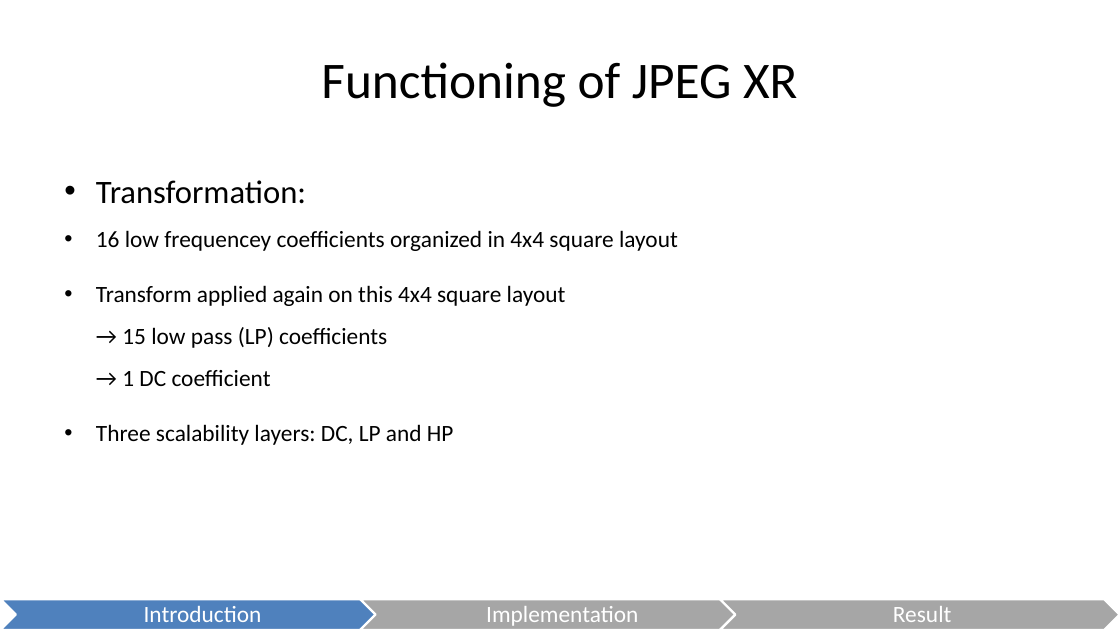
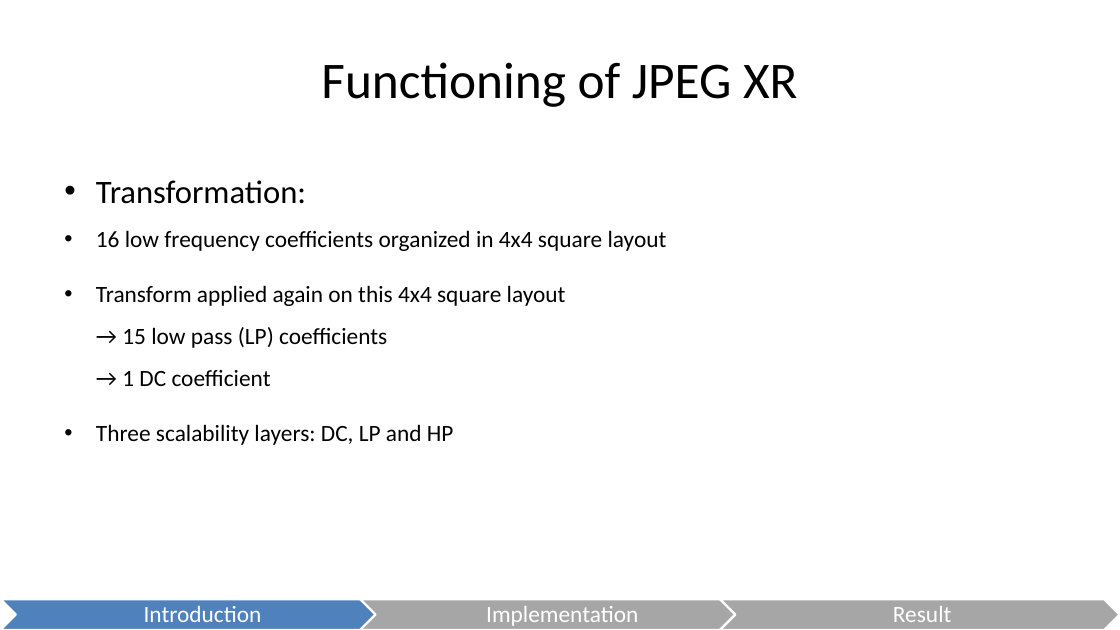
Before and after one commit to danielkocher/media_security_ps, a slide deck: slide 11 of JPEG XR.odp. Drawn at 1120x630 pixels with LibreOffice and Linux fonts; fonts in the diff are those of the drawing. Boxes give left, top, right and bottom in pixels: in the first picture for what was removed or moved away, otherwise in the second. Text is boxed around its words. In the diff, an @@ line names an element or a change of style, - is before the commit and + after.

```diff
--- a/JPEG XR.odp
+++ b/JPEG XR.odp
@@ text at bbox=[96, 230, 667, 251]: text changed @@
-  • 16 low frequencey coefficients organized in 4x4 square layout
+  • 16 low frequency coefficients organized in 4x4 square layout
```
Also in this commit, not shown: 5 other slides changed, 6 slides added.
